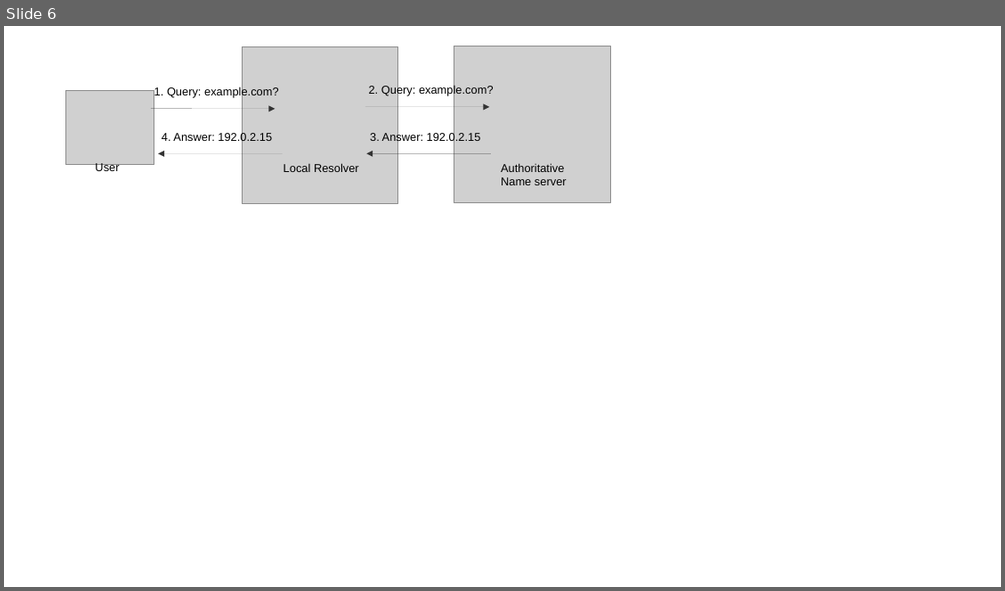
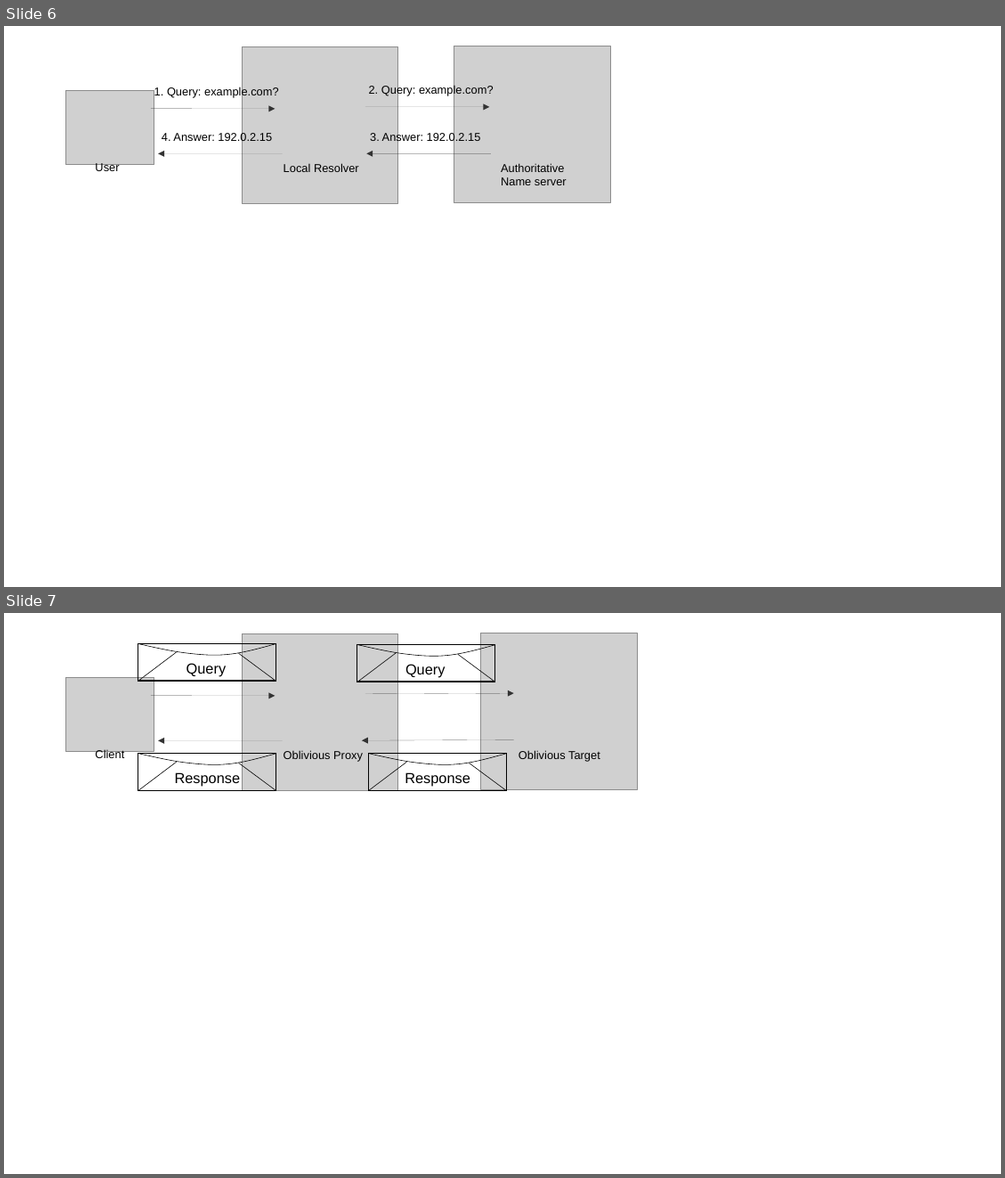
Before and after one commit to SystemsApproach/security, a slide deck: figures/SecurityFigs.odp. Shown one above the other, each under a label of ours: slide 6 before the commit, slides 6 and 7 after it. The pictures are 1005x591 and 1005x1178 pixels, drawn with LibreOffice and Linux fonts; fonts in the diff are those of the drawing; grey boxes stand for pictures. Boxes give left, top, right and bottom in pixels: in the first picture for what was removed or moved away, otherwise in the second. Text is boxed around its words. In the diff, an @@ line names an element or a change of style, - is before the commit and + after.

Commit message:
oblivious DNS

```diff
--- a/figures/SecurityFigs.odp
+++ b/figures/SecurityFigs.odp
@@ slide 7 added at [4,613,1001,1174], background #FFFFFF @@
@@ picture added at [242,634,398,790] @@
@@ picture added at [480,633,637,789] @@
@@ group added at [138,643,276,681]: 2 lines, 1 rectangle, 1 freeform shape, 1 text @@
+Query
@@ group added at [357,644,495,682]: 2 lines, 1 rectangle, 1 freeform shape, 1 text @@
+Query
@@ picture added at [66,678,154,751] @@
@@ arrow added from (151, 695) to (275, 695), #333333 0 pt @@
@@ arrow added from (365, 694) to (514, 693), #333333 0 pt @@
@@ arrow added from (283, 741) to (158, 741), #333333 0 pt @@
@@ arrow added from (514, 740) to (362, 740), #333333 0 pt @@
@@ text added at [95,749,124,761], 11 pt, text #000000 @@
+Client
@@ group added at [138,754,276,790]: 2 lines, 1 rectangle, 1 freeform shape, 1 text @@
+Response
@@ text added at [283,750,363,762], 11 pt, text #000000 @@
+Oblivious Proxy
@@ group added at [368,754,507,790]: 2 lines, 1 rectangle, 1 freeform shape, 1 text @@
+Response
@@ text added at [518,750,600,762], 11 pt, text #000000 @@
+Oblivious Target
```
Also in this commit, not shown: 2 other files.
